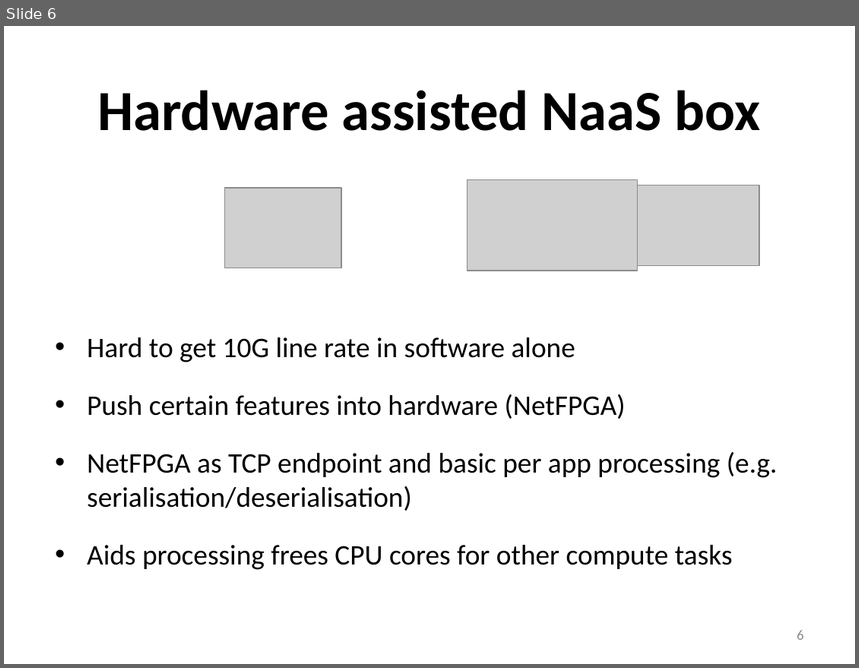
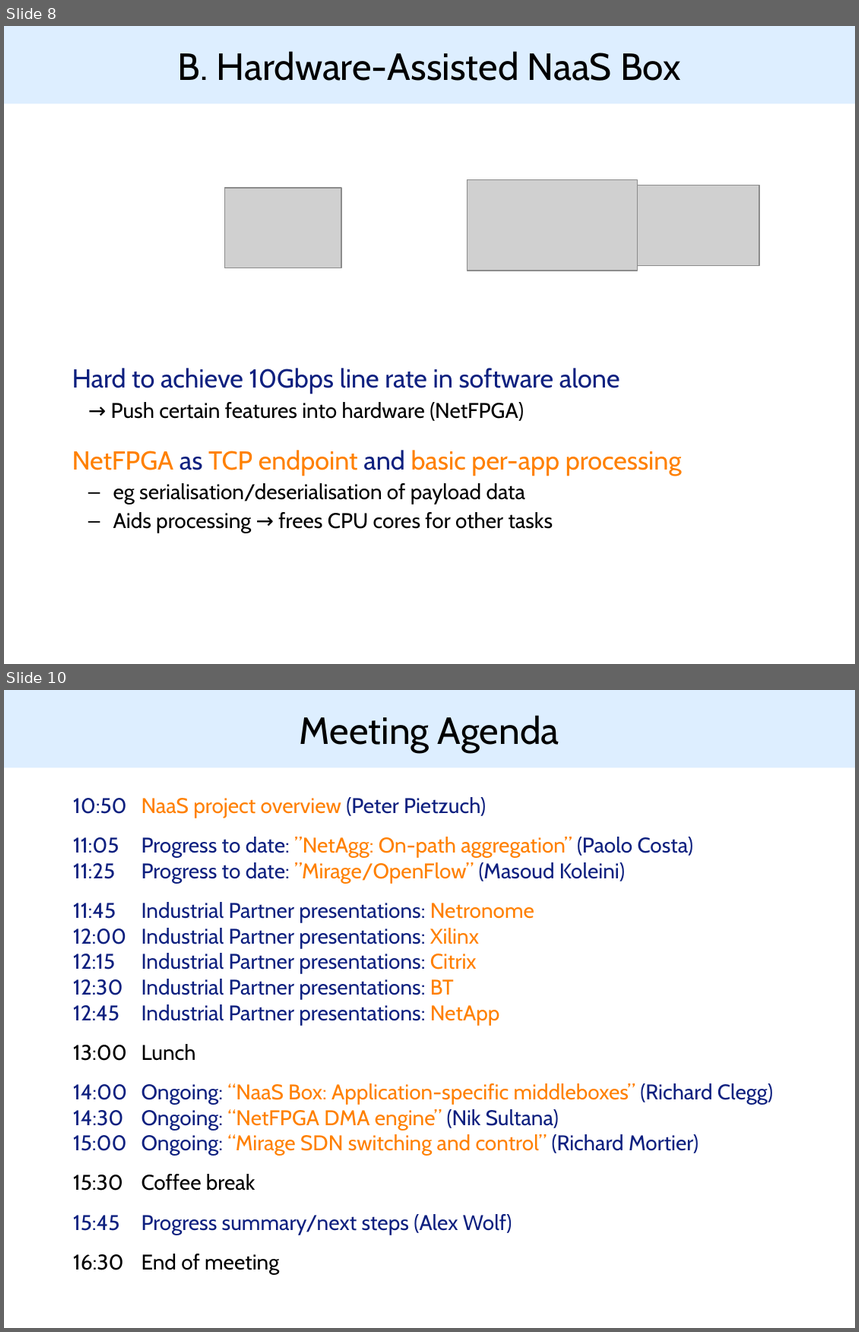
Before and after one commit to NaaS/naas.github.io, a slide deck: tg1pres/prp-naas-techgroup-cambs-14.pptx. Shown one above the other, each under a label of ours: slide 6 before the commit, slides 8 and 10 after it; the slides between them are not shown. The pictures are 859x668 and 859x1332 pixels, drawn with LibreOffice and Linux fonts; fonts in the diff are those of the drawing; grey boxes stand for pictures. Boxes give left, top, right and bottom in pixels: in the first picture for what was removed or moved away, otherwise in the second. Text is boxed around its words. In the diff, an @@ line names an element or a change of style, - is before the commit and + after.

```diff
--- a/tg1pres/prp-naas-techgroup-cambs-14.pptx
+++ b/tg1pres/prp-naas-techgroup-cambs-14.pptx
@@ slide 10 added at <box>4,690,855,1328</box>, background #FFFFFF @@
@@ title added at <box>4,690,855,768</box>, fill #DDEEFF, 32 pt, text #000000 @@
+Meeting Agenda
@@ text added at <box>73,797,773,1274</box>, 18 pt, text #0E207F @@
+• 10:50 NaaS project overview (Peter Pietzuch)
+• 11:05 Progress to date: ”NetAgg: On-path aggregation” (Paolo Costa)
+• 11:25 Progress to date: ”Mirage/OpenFlow” (Masoud Koleini)
+• 11:45 Industrial Partner presentations: Netronome
+• 12:00 Industrial Partner presentations: Xilinx
+• 12:15 Industrial Partner presentations: Citrix
+• 12:30 Industrial Partner presentations: BT
+• 12:45 Industrial Partner presentations: NetApp
+• 13:00 Lunch
+• 14:00 Ongoing: “NaaS Box: Application-specific middleboxes” (Richard Clegg)
+• 14:30 Ongoing: “NetFPGA DMA engine” (Nik Sultana)
+• 15:00 Ongoing: “Mirage SDN switching and control” (Richard Mortier)
+• 15:30 Coffee break
+• 15:45 Progress summary/next steps (Alex Wolf)
+• 16:30 End of meeting
@@ what was slide 6 is now slide 8 @@
@@ slide 8 changed as well @@
@@ title "B. Hardware-Assisted NaaS Box": place and size @@
-title "B. Hardware-Assisted NaaS Box" at <box>98,90,760,131</box>
+title "B. Hardware-Assisted NaaS Box" at <box>4,26,855,104</box>
@@ title "B. Hardware-Assisted NaaS Box" at <box>4,26,855,104</box>: fill none to #DDEEFF @@
@@ title at <box>177,51,681,81</box>: text changed; size 48 to 32 pt; font Calibri to Cabin; bold off @@
-Hardware assisted NaaS box
+B. Hardware-Assisted NaaS Box
@@ text at <box>72,368,682,534</box>: text changed; size 24 to 18 pt; font Calibri to Cabin @@
-• Hard to get 10G line rate in software alone
-• Push certain features into hardware (NetFPGA)
-• NetFPGA as TCP endpoint and basic per app processing (e.g. serialisation/deserialisation)
-• Aids processing frees CPU cores for other compute tasks
+• Hard to achieve 10Gbps line rate in software alone
+  → Push certain features into hardware (NetFPGA)
+• NetFPGA as TCP endpoint and basic per-app processing
+  – eg serialisation/deserialisation of payload data
+  – Aids processing → frees CPU cores for other tasks
@@ page number removed at <box>797,630,804,640</box> @@
-6
```
Also in this commit, not shown: 4 other slides changed, 4 other slides added, 2 slides removed.
